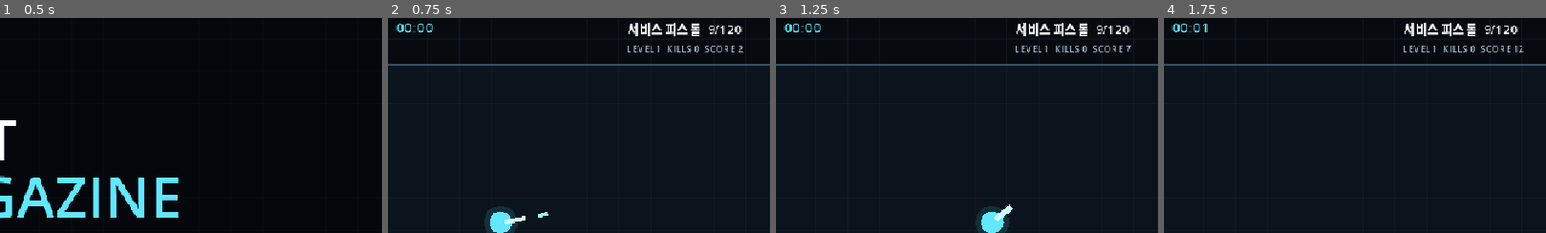
Above: before the commit, frames 1-4 (left to right).
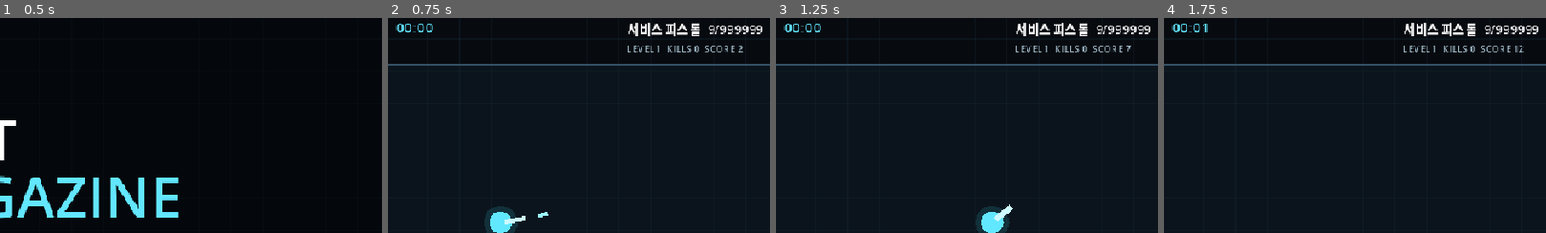
Above: after the commit, the same moments.

Repository: donly987647-max/Topdown-roguelite
Game: Godot game, scene res://scenes/main.tscn
The game is run twice, just before and just after one commit, with the same random seed, the same clock (stepped at 60 frames per second) and the same inputs.
Inputs (mouse positions are % of the whole screen's width and height, from its top left):
- Up to frame 1 (0.5 s): no input
- Up to frame 2 (0.75 s): tap Enter (ui_accept) at 0.5 s; move the mouse to (72, 45) at 0.52 s; hold D (move_right) from 0.53 s (still down); tap Q (active) at 0.6 s; click (72, 45) at 0.67 s
- Up to frame 3 (1.25 s): keep holding D (move_right); tap Enter (ui_accept) at 0.77 s
- Up to frame 4 (1.75 s): move the mouse to (30, 55) at 1.27 s; release D (move_right) at 1.28 s; hold S (move_down) from 1.28 s (still down); right-click (30, 55) at 1.35 s; tap Enter (ui_accept) at 1.52 s
The pictures show only the part of the screen within x 41-91%, y 2-52%; the shares and areas given below are measured in that part.

Frame 1 is identical in both runs. In frame 2, 0.3% of the frame differs, in the area x 86-98%, y 3-8%; in frame 3, 0.3%; in frame 4, 0.3%.

Commit message:
Enable Godot ammo softlock protection

Diff:
--- a/godot/project.godot
+++ b/godot/project.godot
@@ -14,6 +14,7 @@
 SaveManager="*res://autoload/save_manager.gd"
 AudioManager="*res://autoload/audio_manager.gd"
 SteamIntegration="*res://autoload/steam_integration.gd"
+AmmoSafety="*res://autoload/ammo_safety.gd"
 
 [display]
 window/size/viewport_width=960
